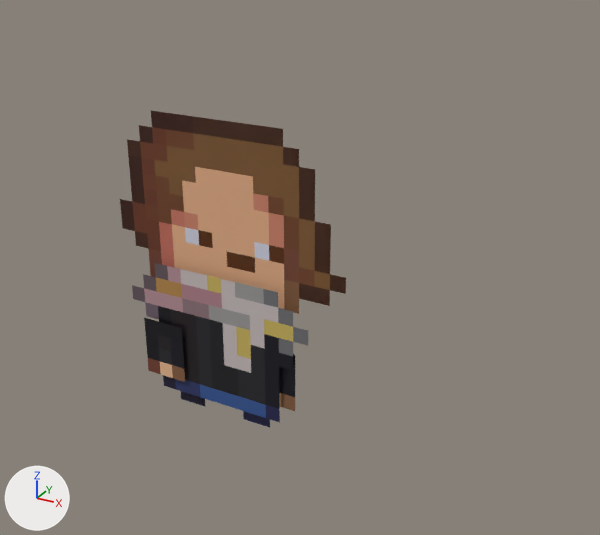
Two versions of the Blender file FiveGuys/Assets/Animations/RY_PlayerRigBlend.blend, one commit apart.
One viewpoint serves both versions: a 50 mm camera at (2.35, -3.33, 2.71) aimed at (0.48, 0.09, 1.0). Every picture has the same lights, and +X, +Y and +Z are marked at lower left.

In view in the first picture: 'Player_Arm_L', 'Player_Arm_R', 'Player_Body', 'Player_Head_AtBack'.
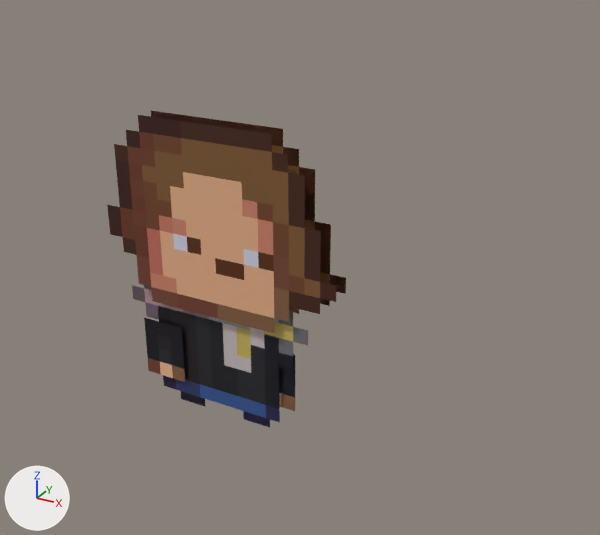
Changed parts and their boxes (x1, y1, x2, y2) in the pictures (600 x 535 px):
```json
{"object": "Player_Head_InFront", "change": "shown", "after": [107, 115, 336, 333], "on screen": "brown"}
{"object": "Player_Head_AtBack", "change": "unchanged, covered by the edit", "before": [120, 111, 346, 314], "after": [151, 111, 346, 314]}
```

Edits to the scene script, one JSON object a line:
```json
{"op": "remove", "block": "ob_player_head_infront", "code": "ob_player_head_infront.hide_set(True)"}
```
